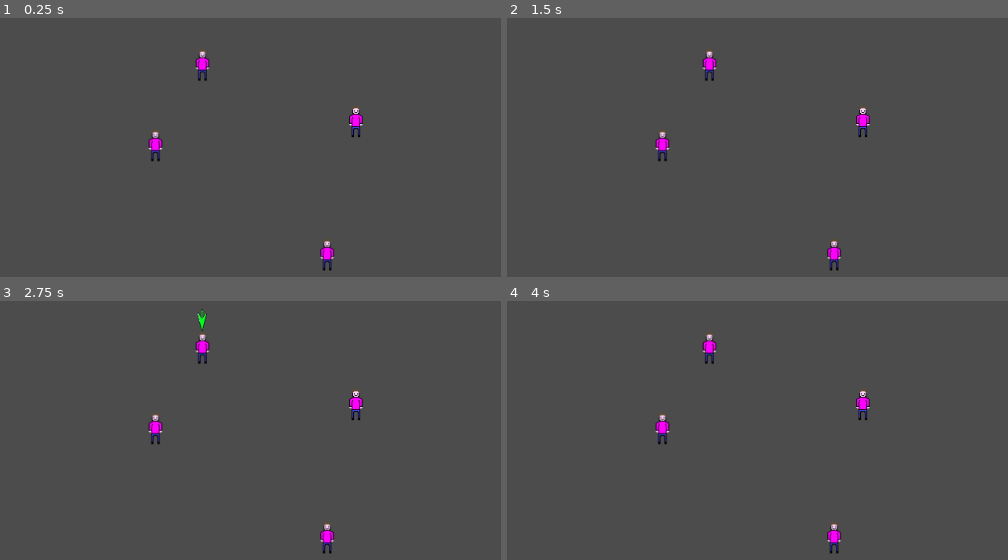
Above: before the commit, frames 1-4 (two rows, left to right).
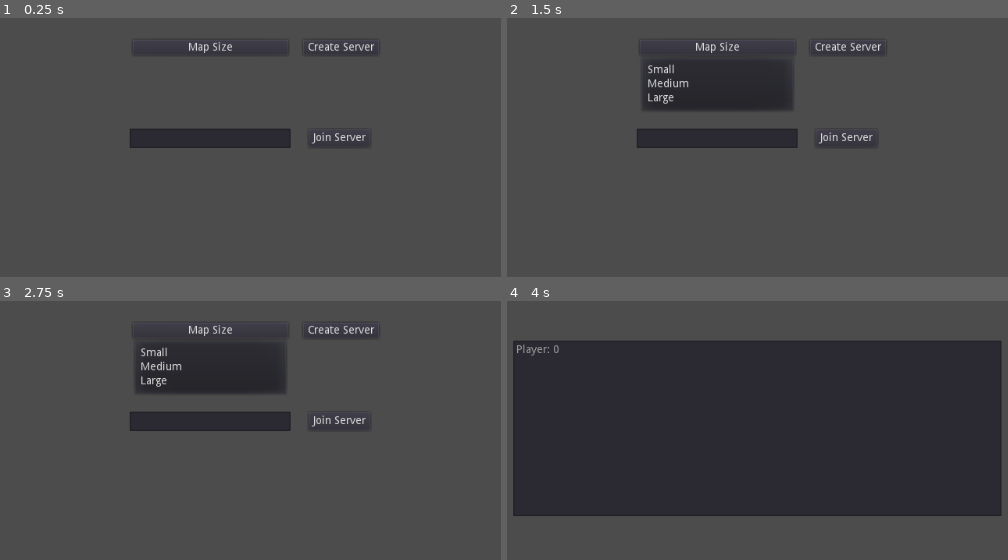
Above: after the commit, the same moments.

Repository: gwilymk/godot-congregation
Game: Godot game, scene res://Lobby.tscn
Same seed, same stepped clock (60 frames per second), same inputs: the game is played once before the commit and once after it. Before the commit the project starts from res://GamePlay.tscn.
Inputs (mouse positions are in pixels of both pictures, inside the frame that each line leads up to):
- Up to frame 1 (0.25 s): no input
- Up to frame 2 (1.5 s): click (717, 46) at 0.5 s, where only the run after the commit has a clickable "Map Size"; click (717, 46) at 1.25 s, where only the run after the commit has a clickable "Map Size"
- Up to frame 3 (2.75 s): click (210, 329) at 2 s, where only the run after the commit has a clickable "Map Size"
- Up to frame 4 (4 s): click (847, 329) at 2.75 s, where only the run after the commit has a clickable "Create Server"; click (847, 420) at 3.5 s, where only the run after the commit has a clickable "Join Server"

The runs differ from the first frame. In frame 1, 3.7% of the frame differs, in the area x 25-75%, y 9-98%; in frame 2, 9.1%; in frame 3, 9.2%; in frame 4, 66%, in the area x 1-99%, y 12-98%.

Commit message:
Add own player to wait list

Diff:
--- a/GamePlay.tscn
+++ b/GamePlay.tscn
@@ -4,7 +4,7 @@
 [ext_resource path="res://Followers.gd" type="Script" id=2]
 [ext_resource path="res://Follower.tscn" type="PackedScene" id=3]
 
-[node name="Node" type="Node2D"]
+[node name="Node" type="Node2D" index="0"]
 
 script = ExtResource( 1 )
 
--- a/ServerWait.gd
+++ b/ServerWait.gd
@@ -3,12 +3,13 @@
 func _ready():
 	var tree = get_tree()
 	tree.connect("network_peer_connected", self, "new_peer")
+	new_peer(tree.get_meta("network_peer").get_unique_id())
 
 	if tree.is_network_server():
 		$StartGameButton.visible = true
 
 func start_game():
-	pass
+	get_tree().set_refuse_new_network_connections(true)
 
 func new_peer(id):
 	$PlayersConnected.add_item("Player: " + str(id))
--- a/project.godot
+++ b/project.godot
@@ -11,7 +11,7 @@
 [application]
 
 config/name="Congregation"
-run/main_scene="res://GamePlay.tscn"
+run/main_scene="res://Lobby.tscn"
 config/icon="res://icon.png"
 
 [rendering]
Not shown, changed: .gitignore
